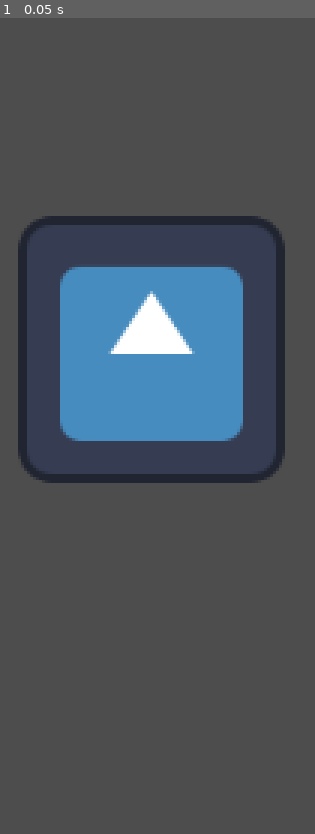
Above: before the commit, frame 1.
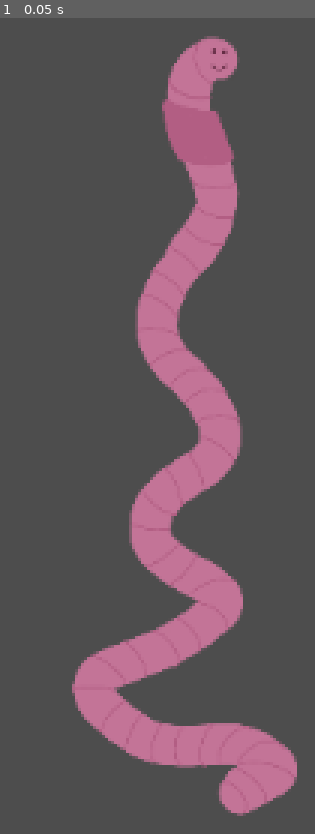
Above: after the commit, the same moment.

Repository: WiktorKociuba/worm-up
Game: Godot game, scene res://character_body_2d.tscn
The game is run twice, just before and just after one commit, with the same random seed, the same clock (stepped at 60 frames per second) and the same inputs. The engine's default icon, where the game draws it, is replaced by a stand-in: a white triangle on a blue panel in a dark square.
Inputs:
- Up to frame 1 (0.05 s): no input

The runs differ from the first frame. In frame 1, 31% of the frame differs, in the area x 5-95%, y 2-98%.

Commit message:
sprite
sprite

Diff:
--- a/character_body_2d.tscn
+++ b/character_body_2d.tscn
@@ -1,19 +1,21 @@
 [gd_scene format=3 uid="uid://dnj1j2lvwgnkw"]
 
 [ext_resource type="Script" uid="uid://dk7dg87blqm0g" path="res://character_body_2d.gd" id="1_ij6vw"]
-[ext_resource type="Texture2D" uid="uid://b2scjjf6qf7t3" path="res://icon.svg" id="2_ghijl"]
+[ext_resource type="Texture2D" uid="uid://c7k3wkaxp0tco" path="res://Grafika_bez_nazwy (1).png" id="2_ij6vw"]
 
 [sub_resource type="RectangleShape2D" id="RectangleShape2D_44cfe"]
-size = Vector2(128, 129)
+size = Vector2(117, 372)
 
 [node name="CharacterBody2D" type="CharacterBody2D" unique_id=239766747]
 script = ExtResource("1_ij6vw")
 
 [node name="CollisionShape2D" type="CollisionShape2D" parent="." unique_id=1944375968]
-position = Vector2(0, 0.5)
+position = Vector2(19.5, 42)
 shape = SubResource("RectangleShape2D_44cfe")
 
 [node name="Sprite2D" type="Sprite2D" parent="." unique_id=641262355]
-texture = ExtResource("2_ghijl")
+position = Vector2(4.0000153, 6)
+scale = Vector2(0.20609759, 0.20609759)
+texture = ExtResource("2_ij6vw")
 
 [node name="Camera2D" type="Camera2D" parent="." unique_id=677570470]
Binary file added: Grafika_bez_nazwy (1).png
Not shown, added: Grafika_bez_nazwy (1).png.import
